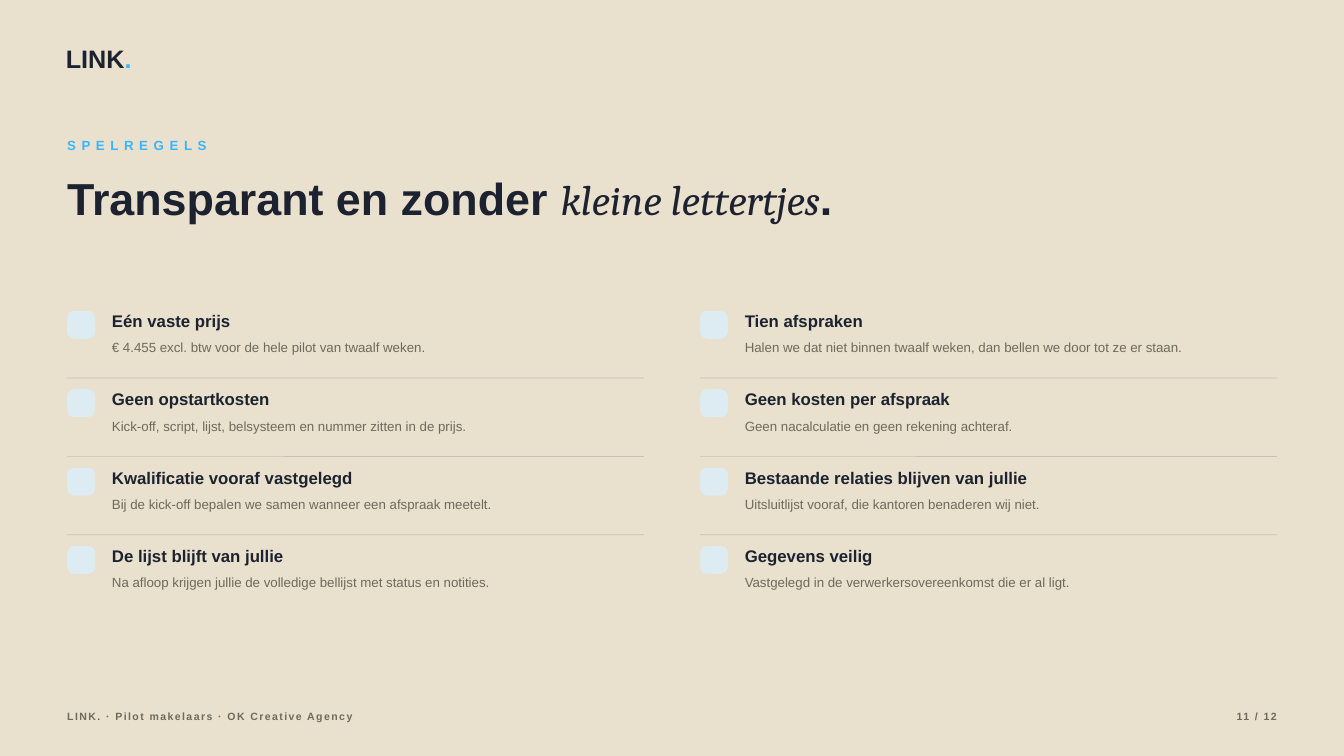
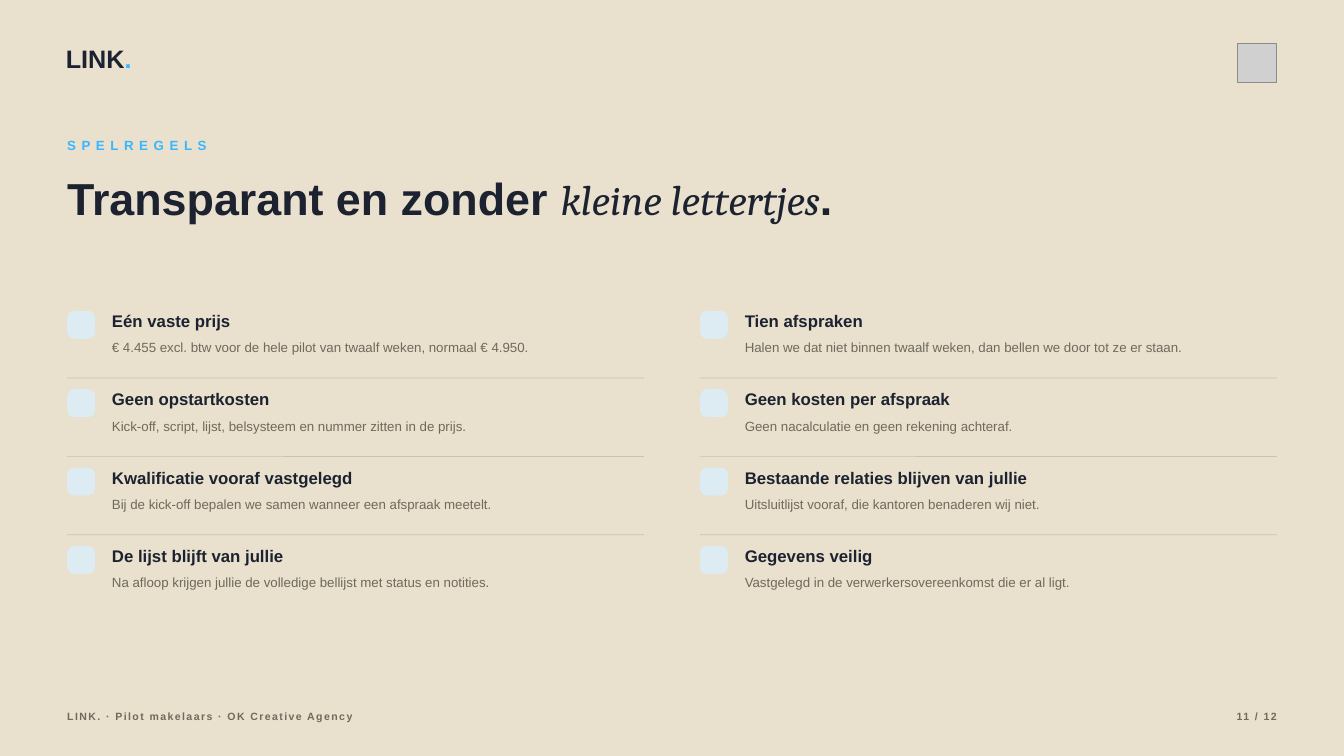
Before and after one commit to hens-lang/Test, a slide deck: slide 11 of output/LINK. pilotvoorstel OK Creative Agency.pptx. Drawn at 1344x756 pixels with LibreOffice and Linux fonts; fonts in the diff are those of the drawing; grey boxes stand for pictures; background and template pictures are left out. Boxes give left, top, right and bottom in pixels: in the first picture for what was removed or moved away, otherwise in the second. Text is boxed around its words. In the diff, an @@ line names an element or a change of style, - is before the commit and + after.

```diff
--- a/output/LINK. pilotvoorstel OK Creative Agency.pptx
+++ b/output/LINK. pilotvoorstel OK Creative Agency.pptx
@@ picture added at (1238, 43, 1277, 83) @@
@@ text at (123, 342, 529, 355): text changed @@
-€ 4.455 excl. btw voor de hele pilot van twaalf weken.
+€ 4.455 excl. btw voor de hele pilot van twaalf weken, normaal € 4.950.
```
Also in this commit, not shown: 11 other slides changed, 18 other files.
